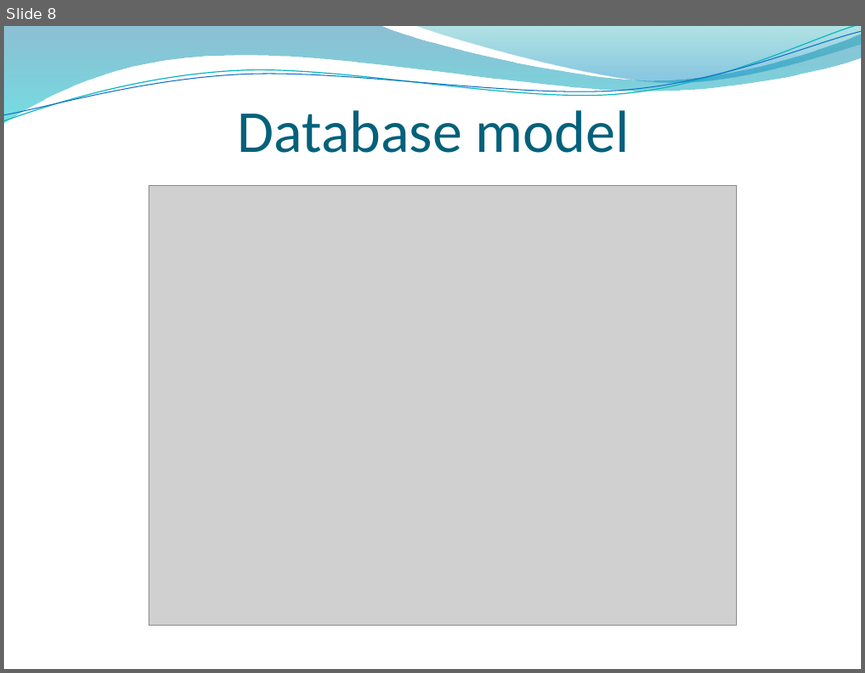
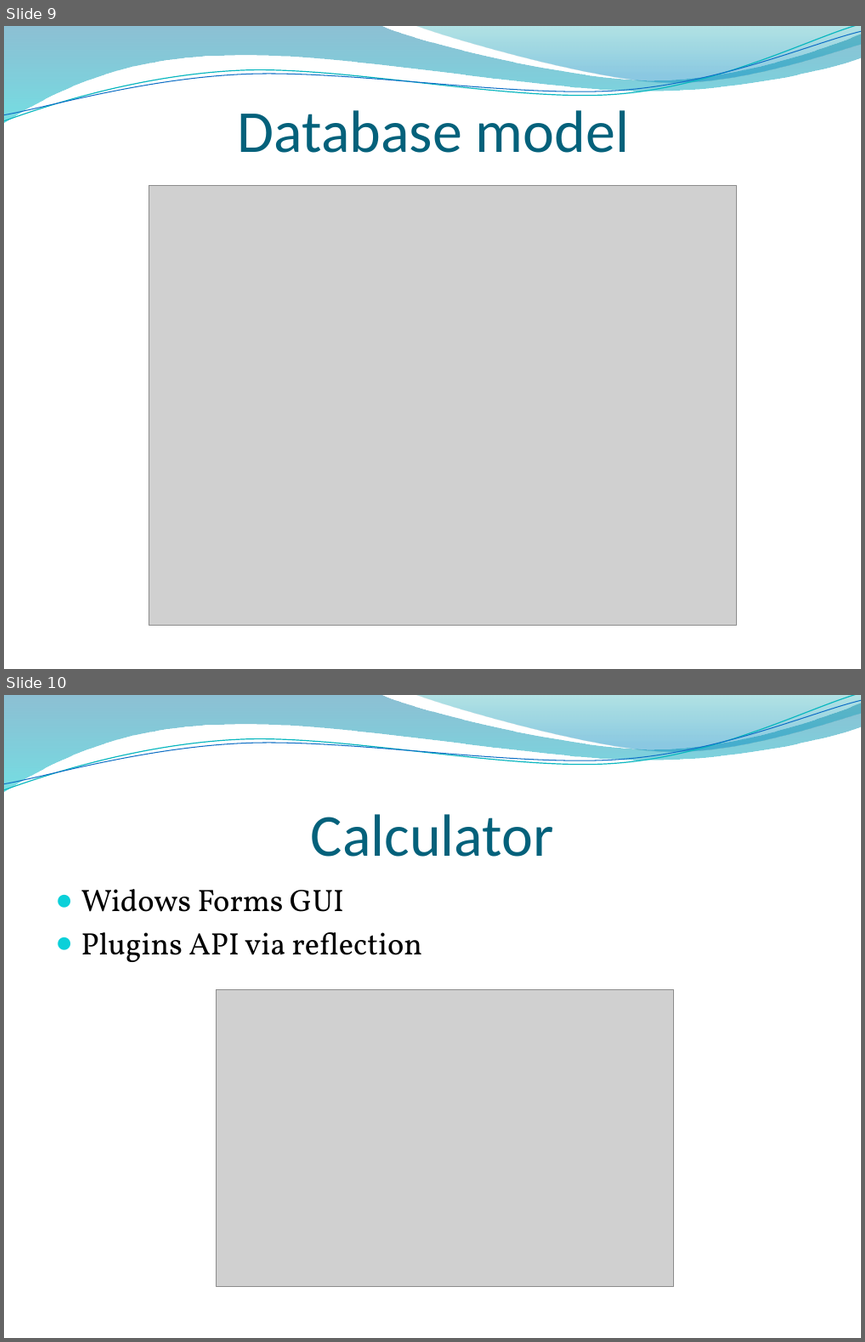
Before and after one commit to tinwin/asp-net-foto-galery, a slide deck: Documentation/Presentation.pptx. Shown one above the other, each under a label of ours: slide 8 before the commit, slides 9 and 10 after it. The pictures are 865x673 and 865x1342 pixels, drawn with LibreOffice and Linux fonts; fonts in the diff are those of the drawing; grey boxes stand for pictures; background and template pictures are left out. Boxes give left, top, right and bottom in pixels: in the first picture for what was removed or moved away, otherwise in the second. Text is boxed around its words. In the diff, an @@ line names an element or a change of style, - is before the commit and + after.

```diff
--- a/Documentation/Presentation.pptx
+++ b/Documentation/Presentation.pptx
@@ slide 10 added at <box>4,695,861,1338</box>, background picture (left out); not listed: 4 template elements that a slide beside it also shows @@
@@ title added at <box>311,814,554,857</box>, 50 pt, text #04617B @@
+Calculator
@@ text added at <box>81,889,422,962</box>, 26 pt, text #000000 @@
+● Widows Forms GUI
+● Plugins API via reflection
@@ picture added at <box>216,990,673,1287</box> @@
@@ what was slide 8 is now slide 9 @@
```
Also in this commit, not shown: 3 other slides added, 1 slide removed, 2 other files.
